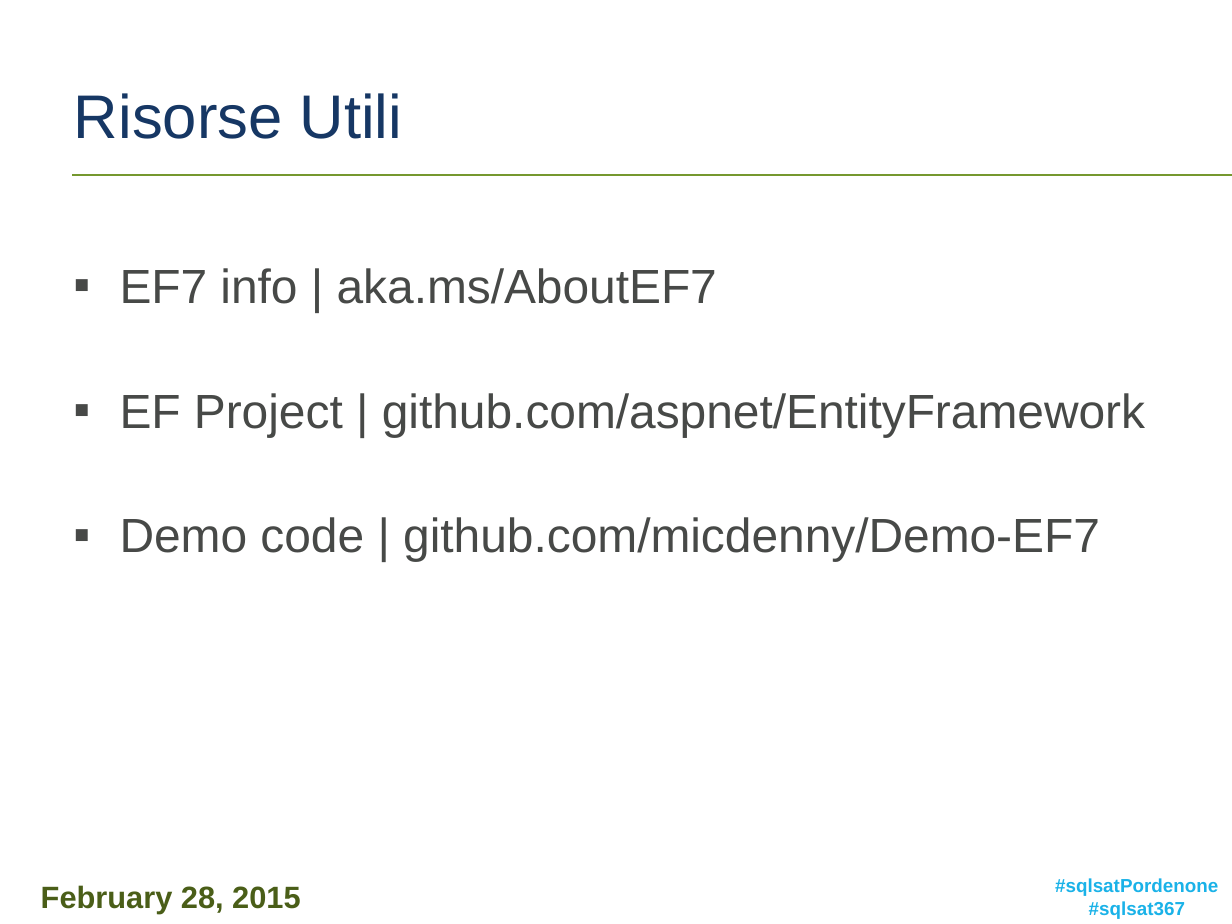
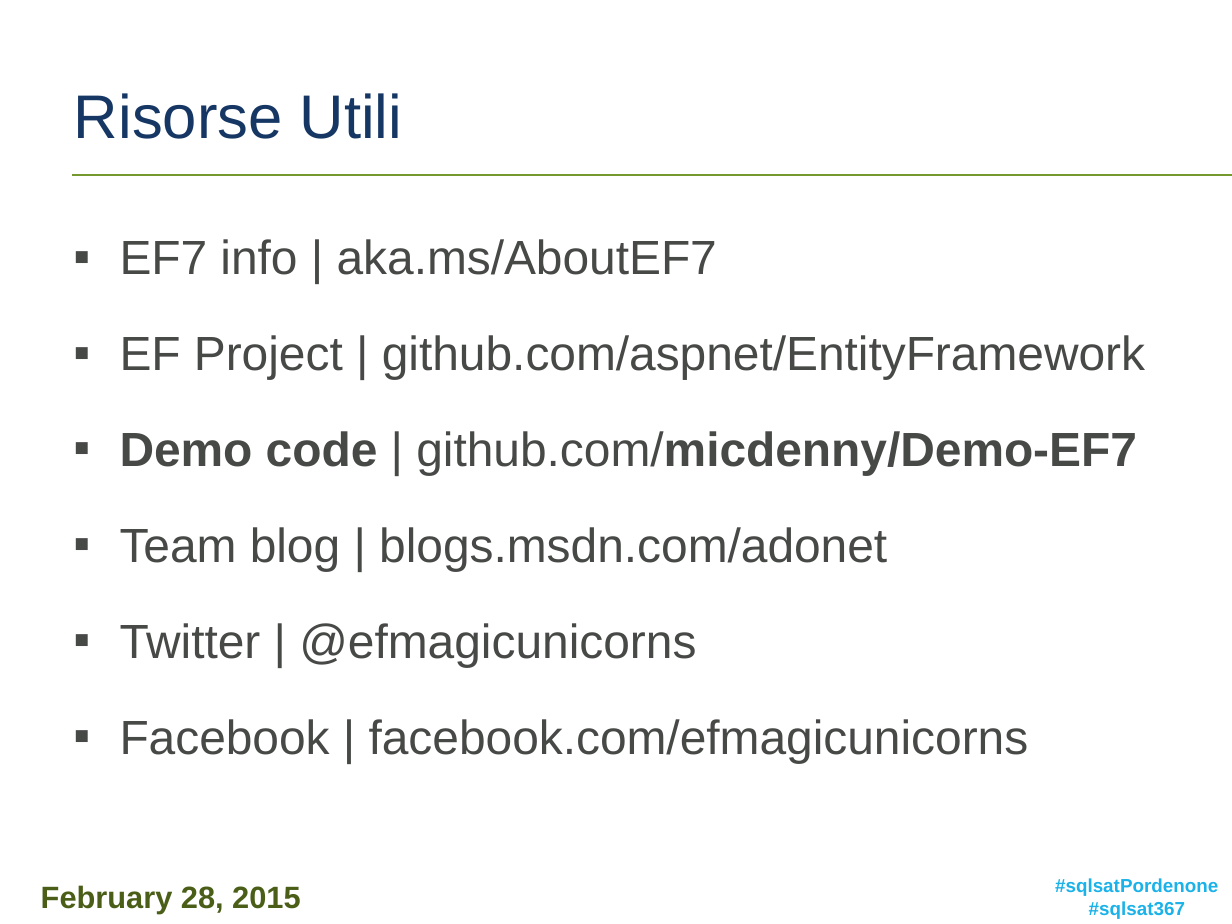
Before and after one commit to micdenny/Demo-EF7, a slide deck: slide 18 of MDEF02 - Entity Framework 7 Back To The Future.pptx. Drawn at 1232x924 pixels with LibreOffice and Linux fonts; fonts in the diff are those of the drawing; background and template pictures are left out. Boxes give left, top, right and bottom in pixels: in the first picture for what was removed or moved away, otherwise in the second. Text is boxed around its words. In the diff, an @@ line names an element or a change of style, - is before the commit and + after.

```diff
--- a/MDEF02 - Entity Framework 7 Back To The Future.pptx
+++ b/MDEF02 - Entity Framework 7 Back To The Future.pptx
@@ text at [120,239,1145,475]: bold on in "Demo code github.com/micdenny/Demo-EF7"; line spacing 2 to 1.5 @@
@@ text at [120,527,1029,763]: paragraphs added @@
+▪ Team blog | blogs.msdn.com/adonet
+▪ Twitter | @efmagicunicorns
+▪ Facebook | facebook.com/efmagicunicorns
```
Also in this commit, not shown: 4 other slides changed.
